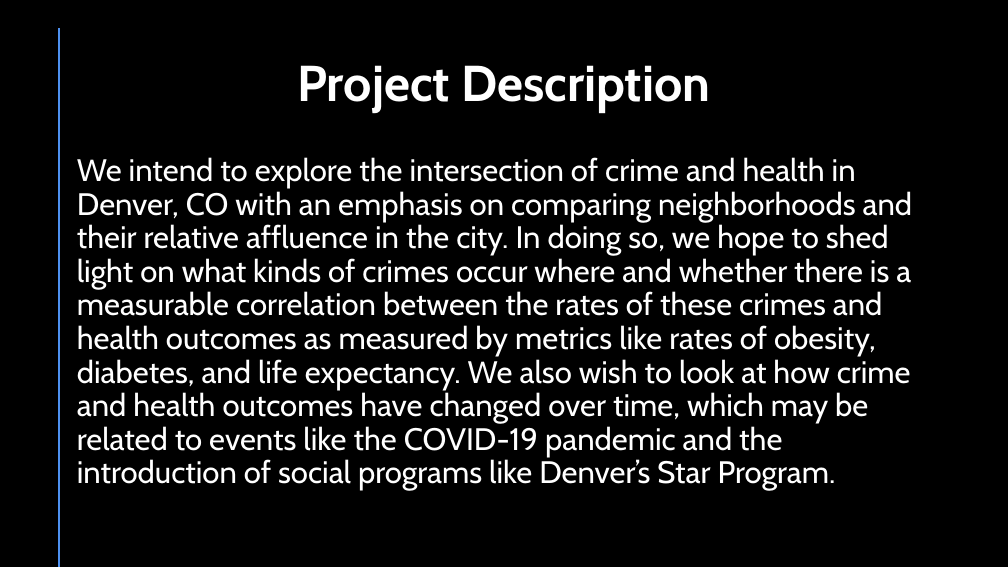
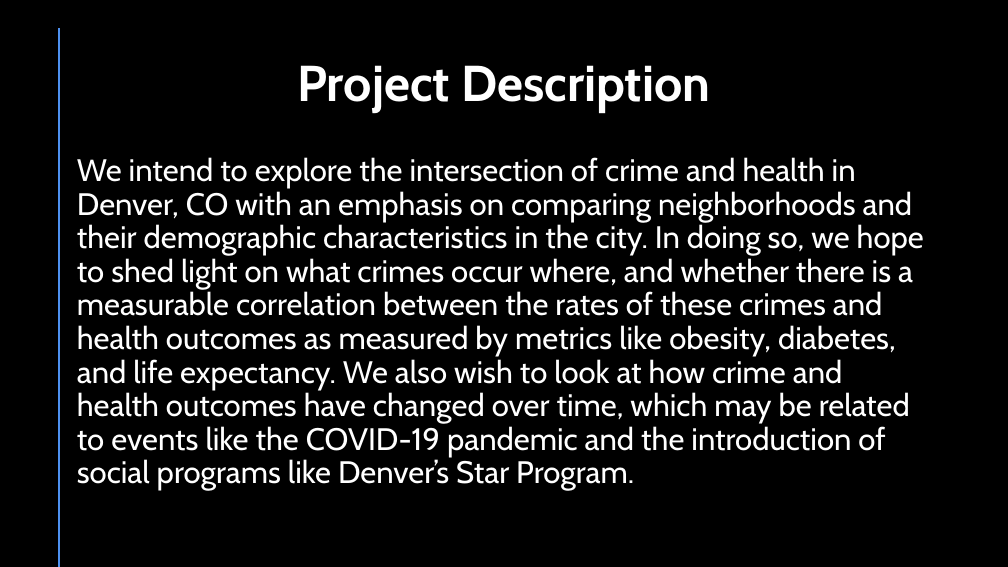
Before and after one commit to nbharwani11/CS4502_Final_Project, a slide deck: slide 2 of 01_CrimeAndHealthInTheMileHighCity_Part1.pptx. Drawn at 1008x567 pixels with LibreOffice and Linux fonts; fonts in the diff are those of the drawing. Boxes give left, top, right and bottom in pixels: in the first picture for what was removed or moved away, otherwise in the second. Text is boxed around its words. In the diff, an @@ line names an element or a change of style, - is before the commit and + after.

Commit message:
Update PPT

```diff
--- a/01_CrimeAndHealthInTheMileHighCity_Part1.pptx
+++ b/01_CrimeAndHealthInTheMileHighCity_Part1.pptx
@@ text at (77,157,924,491): text changed @@
-We intend to explore the intersection of crime and health in Denver, CO with an emphasis on comparing neighborhoods and their relative affluence in the city. In doing so, we hope to shed light on what kinds of crimes occur where and whether there is a measurable correlation between the rates of these crimes and health outcomes as measured by metrics like rates of obesity, diabetes, and life expectancy. We also wish to look at how crime and health outcomes have changed over time, which may be related to events like the COVID-19 pandemic and the introduction of social programs like Denver’s Star Program.
+We intend to explore the intersection of crime and health in Denver, CO with an emphasis on comparing neighborhoods and their demographic characteristics in the city. In doing so, we hope to shed light on what crimes occur where, and whether there is a measurable correlation between the rates of these crimes and health outcomes as measured by metrics like obesity, diabetes, and life expectancy. We also wish to look at how crime and health outcomes have changed over time, which may be related to events like the COVID-19 pandemic and the introduction of social programs like Denver’s Star Program.
```
Also in this commit, not shown: 5 other slides changed.
